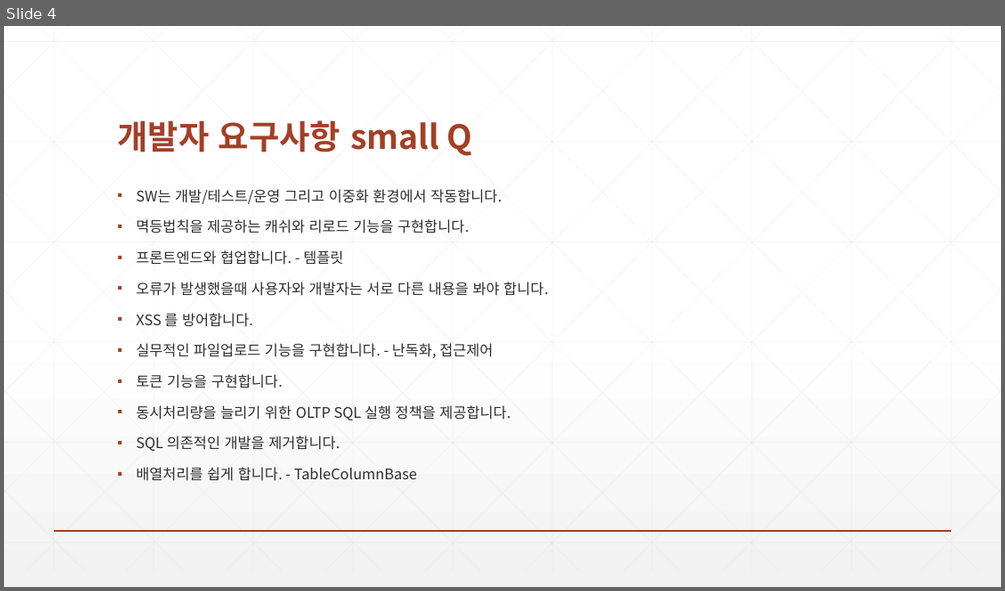
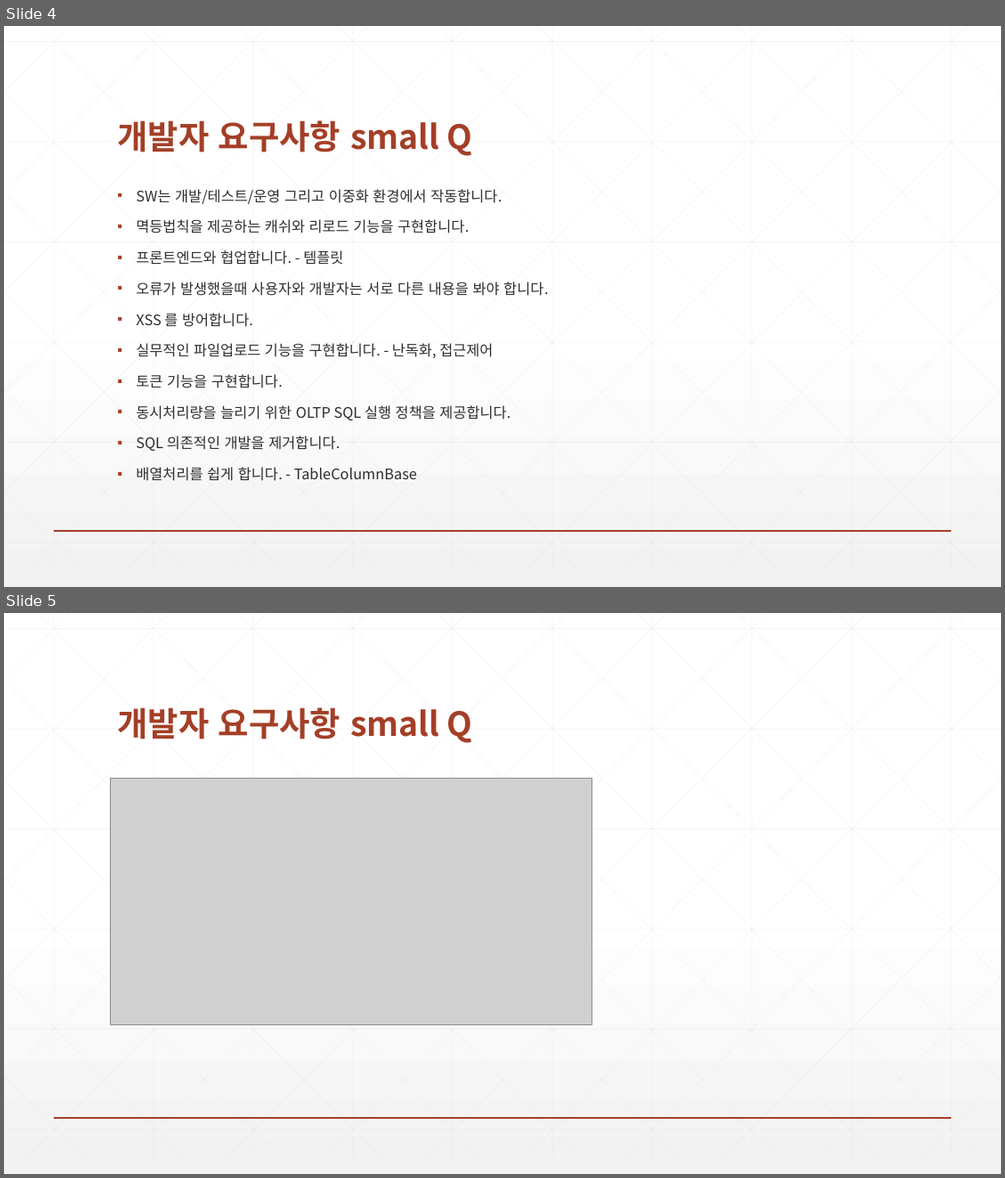
Before and after one commit to zeroshift01/code5, a slide deck: inflearn08/doc/교재.pptx. Shown one above the other, each under a label of ours: slide 4 before the commit, slides 4 and 5 after it. The pictures are 1005x591 and 1005x1178 pixels, drawn with LibreOffice and Linux fonts; fonts in the diff are those of the drawing; grey boxes stand for pictures. Boxes give left, top, right and bottom in pixels: in the first picture for what was removed or moved away, otherwise in the second. Text is boxed around its words. In the diff, an @@ line names an element or a change of style, - is before the commit and + after.

```diff
--- a/inflearn08/doc/교재.pptx
+++ b/inflearn08/doc/교재.pptx
@@ slide 5 added at box(4, 613, 1001, 1174), background gradient #FFFFFF to #F2F2F2; not listed: 47 template elements that a slide beside it also shows @@
@@ title added at box(117, 707, 473, 743), 32 pt, text #A43F27, bold @@
+개발자 요구사항 small Q
@@ picture added at box(110, 779, 592, 1024) @@
```
Also in this commit, not shown: 2 other slides added.
